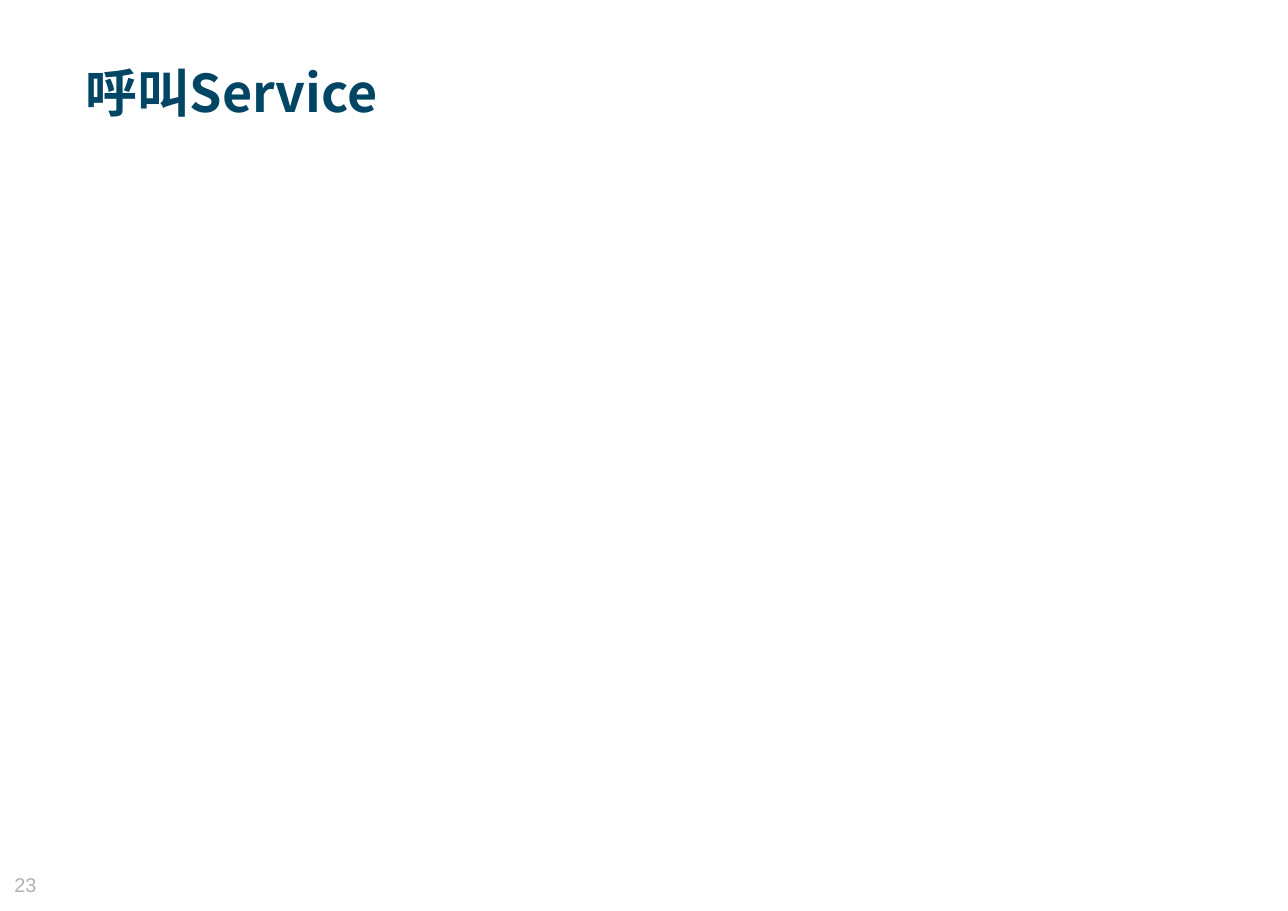
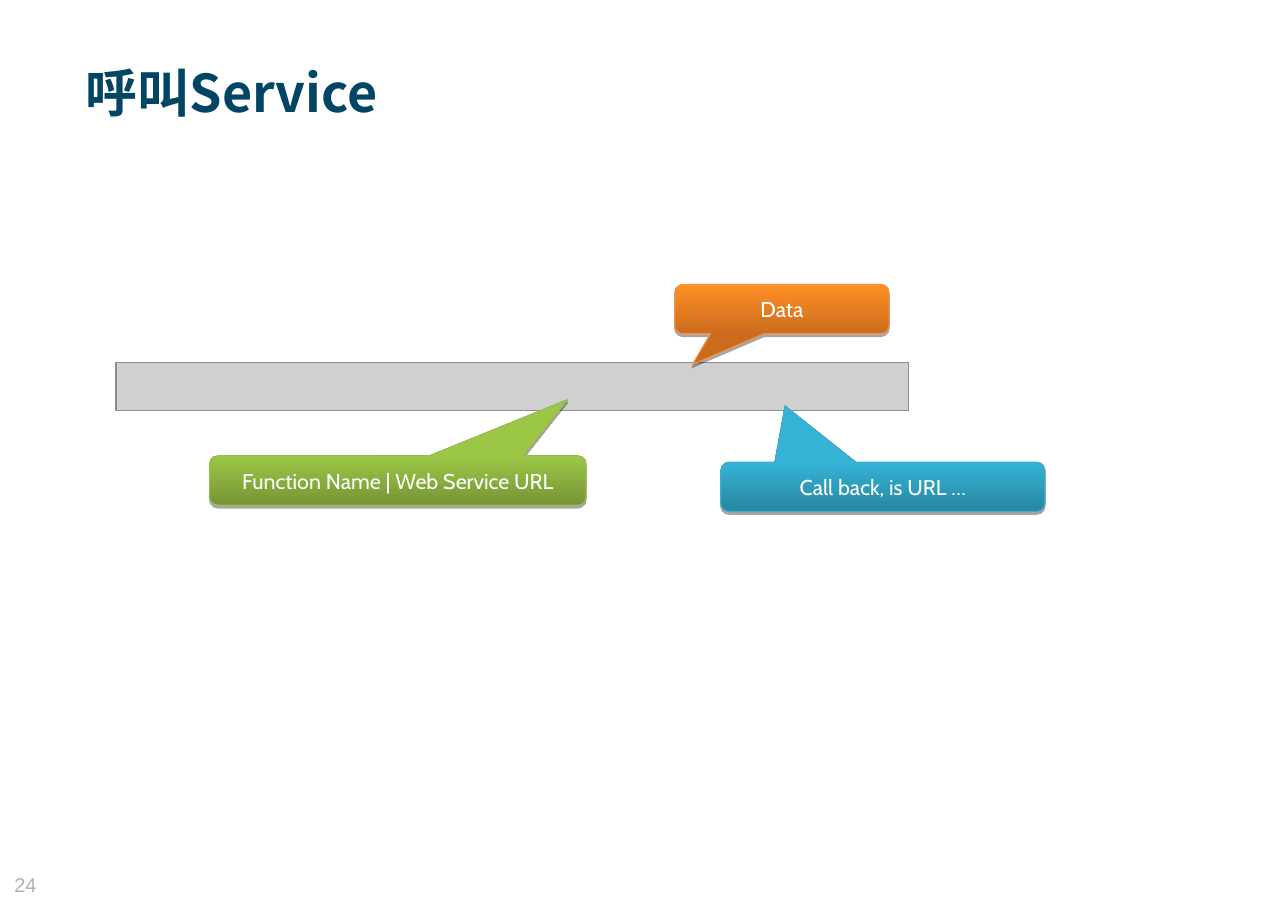
Before and after one commit to MosesZhu/Cube, a slide deck: slide 24 of Document/New Webframework Introduction.ppt (slide 23 before the commit). Drawn at 1288x911 pixels with LibreOffice and Linux fonts; fonts in the diff are those of the drawing; grey boxes stand for pictures; background and template pictures are left out. Boxes give left, top, right and bottom in pixels: in the first picture for what was removed or moved away, otherwise in the second. Text is boxed around its words. In the diff, an @@ line names an element or a change of style, - is before the commit and + after.

```diff
--- a/Document/New Webframework Introduction.ppt
+++ b/Document/New Webframework Introduction.ppt
@@ rounded speech box added at (675, 284, 890, 334), fill gradient #CB6C1D to #FF8F26, outline #F69240 0.74 pt, 14 pt, text #FFFFFF @@
+Data
@@ picture added at (116, 362, 909, 411) @@
@@ rounded speech box added at (209, 456, 586, 506), fill gradient #769535 to #9CC746, outline #98B954 0.74 pt, 14 pt, text #FFFFFF @@
+Function Name | Web Service URL
@@ rounded speech box added at (721, 462, 1045, 511), fill gradient #2787A0 to #34B3D6, outline #46AAC5 0.74 pt, 14 pt, text #FFFFFF @@
+Call back, is URL …
@@ page number at (14, 878, 36, 892): text changed @@
-23
+24
```
Also in this commit, not shown: 3 other slides changed, 2 slides added, 1 slide removed, 4 other files.
